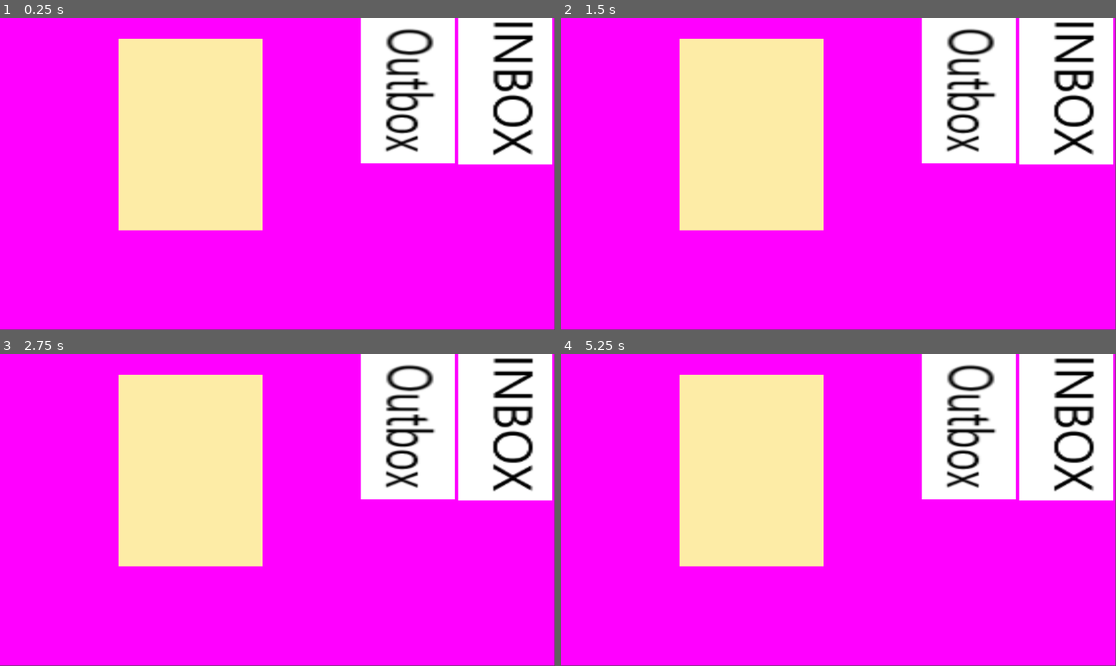
Above: before the commit, frames 1-4 (two rows, left to right).
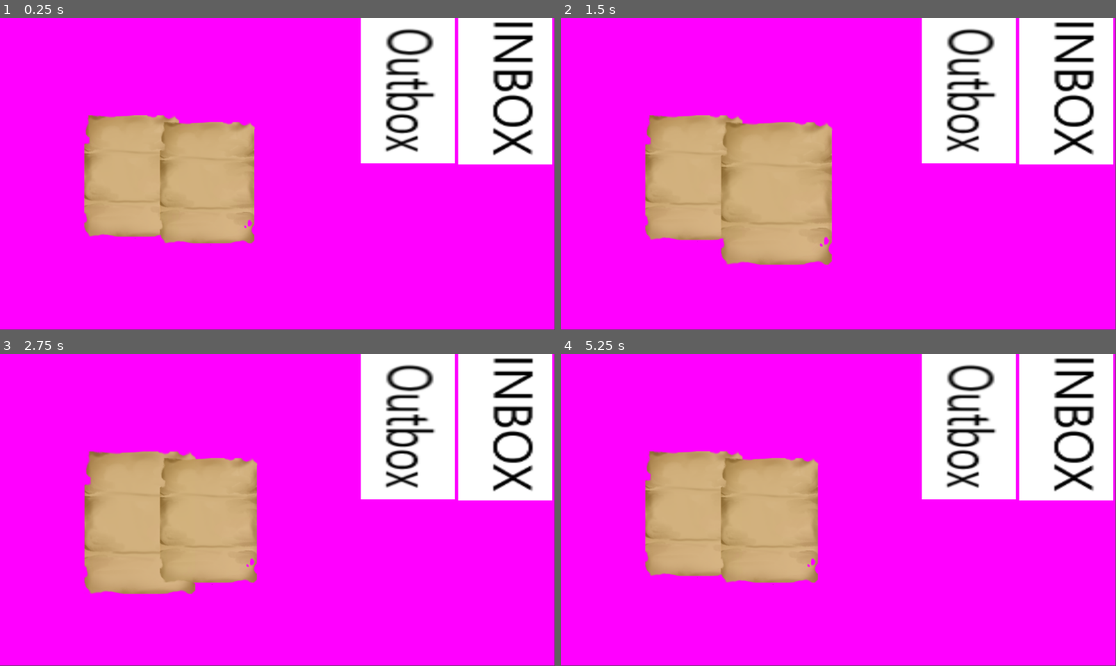
Above: after the commit, the same moments.

Repository: AdkinsC0211/SSUJam23
Game: Godot game, scene res://scenes/desk.tscn
Two runs of this game, one before a commit and one after it. Both use one fixed random seed, a clock stepped at 60 frames per second and the inputs below. The project has no main scene, so this scene is started directly.
Inputs (mouse positions are in pixels of both pictures, inside the frame that each line leads up to):
- Up to frame 1 (0.25 s): no input
- Up to frame 2 (1.5 s): click (694, 180) at 0.52 s; click (766, 183) at 1.27 s
- Up to frame 3 (2.75 s): click (133, 516) at 2.02 s
- Up to frame 4 (5.25 s): click (771, 519) at 2.77 s; click (694, 516) at 3.52 s; click (771, 519) at 4.27 s; tap Enter at 5 s; move the mouse to (1066, 428) at 5.02 s; right-click (1066, 428) at 5.1 s

The runs differ from the first frame. In frame 1, 19% of the frame differs, in the area x 15-48%, y 6-73%; in frame 2, 21%, in the area x 15-49%, y 6-80%; in frame 3, 20%; in frame 4, 19%.

Commit message:
Added new (better) paper type
Fixed paper layering when papers are stacked and only grabs one paper at max. In future only use paper_button

Diff:
--- a/scenes/desk.tscn
+++ b/scenes/desk.tscn
@@ -1,9 +1,10 @@
-[gd_scene load_steps=7 format=3 uid="uid://b5xehrpjkp1xg"]
+[gd_scene load_steps=8 format=3 uid="uid://b5xehrpjkp1xg"]
 
 [ext_resource type="PackedScene" uid="uid://cv5nug7hiif8w" path="res://scenes/mailbox.tscn" id="1_hqi4e"]
 [ext_resource type="Texture2D" uid="uid://b8uatjkiyj1if" path="res://ui_elements/inbox.png" id="2_mhtu6"]
 [ext_resource type="Texture2D" uid="uid://ddlikxn0pvb3v" path="res://ui_elements/outbox.png" id="2_o26h4"]
-[ext_resource type="PackedScene" uid="uid://clsvhhso211mt" path="res://scenes/paper.tscn" id="4_cowof"]
+[ext_resource type="Script" path="res://scenes/layer_manager.gd" id="4_6eg0n"]
+[ext_resource type="PackedScene" uid="uid://bgvgt8amaiy37" path="res://scenes/paper_button.tscn" id="5_3s8ee"]
 
 [sub_resource type="BoxMesh" id="BoxMesh_5e2tw"]
 
@@ -26,8 +27,20 @@
 position = Vector2(851, 158)
 boxImage = ExtResource("2_o26h4")
 
-[node name="paper_root" parent="." instance=ExtResource("4_cowof")]
-position = Vector2(397, 253)
-
 [node name="Camera2D" type="Camera2D" parent="."]
 position = Vector2(578, 334)
+
+[node name="paper_manager" type="Node" parent="."]
+script = ExtResource("4_6eg0n")
+
+[node name="paper_button" parent="paper_manager" instance=ExtResource("5_3s8ee")]
+offset_left = 175.0
+offset_top = 210.0
+offset_right = 775.0
+offset_bottom = 1010.0
+
+[node name="paper_button2" parent="paper_manager" instance=ExtResource("5_3s8ee")]
+offset_left = 332.0
+offset_top = 224.0
+offset_right = 920.0
+offset_bottom = 980.0
--- /dev/null
+++ b/scenes/layer_manager.gd
@@ -0,0 +1,24 @@
+extends Node
+
+signal update_paper_order
+
+
+# Called when the node enters the scene tree for the first time.
+func _ready():
+	for paper in self.get_children():
+		if(!paper.is_connected("layer_update",sort_paper_order)):
+			paper.connect("layer_update",sort_paper_order)
+
+
+# Called every frame. 'delta' is the elapsed time since the previous frame.
+func _process(_delta):
+	pass
+
+func sort_paper_order():
+	update_paper_order.emit()
+	for child in self.get_children():
+		if child != self.get_child(-1):
+			if child.layer >= self.get_child(-1).layer:
+				move_child(child,-1)
+		#print(child.get_name() + " " + str(child.layer))
+	#print(self.get_children())
--- a/scenes/paper.tscn
+++ b/scenes/paper.tscn
@@ -1,22 +1,20 @@
-[gd_scene load_steps=4 format=3 uid="uid://clsvhhso211mt"]
+[gd_scene load_steps=3 format=3 uid="uid://clsvhhso211mt"]
 
-[ext_resource type="Script" path="res://scripts/paper.gd" id="1_75781"]
 [ext_resource type="Texture2D" uid="uid://q4twguwx1jgh" path="res://ui_elements/paper.png" id="2_7gysb"]
 
 [sub_resource type="RectangleShape2D" id="RectangleShape2D_x36p0"]
 size = Vector2(300, 398)
 
 [node name="paper_root" type="Area2D"]
-script = ExtResource("1_75781")
 
 [node name="paper_box" type="CollisionShape2D" parent="."]
 shape = SubResource("RectangleShape2D_x36p0")
 
 [node name="paper_visual" type="TextureRect" parent="."]
-offset_left = -149.0
+offset_left = -150.0
 offset_top = -200.0
-offset_right = 451.0
-offset_bottom = 600.0
+offset_right = 450.0
+offset_bottom = 601.0
 scale = Vector2(0.49888, 0.498099)
 texture = ExtResource("2_7gysb")
 
--- /dev/null
+++ b/scenes/paper_button.tscn
@@ -0,0 +1,14 @@
+[gd_scene load_steps=3 format=3 uid="uid://bgvgt8amaiy37"]
+
+[ext_resource type="Texture2D" uid="uid://q4twguwx1jgh" path="res://ui_elements/paper.png" id="1_mx3vv"]
+[ext_resource type="Script" path="res://scripts/paper_button_version.gd" id="2_h0gp0"]
+
+[node name="paper_button" type="TextureButton"]
+scale = Vector2(0.341275, 0.340968)
+button_mask = 2
+texture_normal = ExtResource("1_mx3vv")
+script = ExtResource("2_h0gp0")
+
+[connection signal="mouse_entered" from="." to="." method="_on_mouse_entered"]
+[connection signal="mouse_exited" from="." to="." method="_on_mouse_exited"]
+[connection signal="pressed" from="." to="." method="_on_pressed"]
--- a/scripts/mailbox.gd
+++ b/scripts/mailbox.gd
@@ -15,10 +15,8 @@
 func _process(_delta):
 	if in_a_box:
 		if Input.is_action_just_pressed("right_mouse"):
-			print("fuck in " + self.get_name())
-
-
-
+			pass
+			#print("fuck in " + self.get_name())
 
 func _on_area_2d_mouse_entered():
 	in_a_box = true
--- a/scripts/paper.gd
+++ b/scripts/paper.gd
@@ -5,36 +5,62 @@
 var held: bool = false
 var mouse_over: bool = false
 var grab_offset: Vector2 = Vector2(0,0)
+var layer: int = 0
+var parent
+var desk_paper_manager
+
+
+signal layer_update
+signal grab_paper
 
 # Called when the node enters the scene tree for the first time.
 func _ready():
-	print(self.get_name() + " is ready") # Replace with function body.
+	parent = self.get_parent()
+	desk_paper_manager = $/root/desk_root/paper_manager
+	desk_paper_manager.connect("update_paper_order",update_paper_order)
+
+
+	#print(self.get_name() + " is ready") # Replace with function body.
 	get_node("paper_visual").texture = paper_texture
 
 
 # Called every frame. 'delta' is the elapsed time since the previous frame.
 func _process(_delta):
-	if mouse_over:
-		if Input.is_action_just_pressed("right_mouse"):
+	if Input.is_action_just_pressed("right_mouse"):
+		if mouse_over:
 			if held == false:
+				held = true
+				layer_update.emit()
 				#print("holding " + self.get_name())
-				held = true
 				grab_offset.x = get_global_mouse_position().x - self.global_position.x
 				grab_offset.y = get_global_mouse_position().y - self.global_position.y
 
+
 			elif held == true:
-				#print("dropping " + self.get_name())
 				held = false
+
 	if held:
 		global_position = get_global_mouse_position() - grab_offset
 
 
 
+func update_paper_order():
+	for child in parent.get_children():
+		if child.held == true:
+			child.layer = 0
+		else:
+			child.layer -= 1
+
+
 
 func _on_mouse_entered():
 	#print(self.get_name() + " detected mouse")
+	self.scale.x = 1.1
+	self.scale.y = 1.1
 	mouse_over = true
 
 func _on_mouse_exited():
 	#print(self.get_name() + " mouse left")
+	self.scale.x = 1
+	self.scale.y = 1
 	mouse_over = false
--- /dev/null
+++ b/scripts/paper_button_version.gd
@@ -0,0 +1,51 @@
+extends TextureButton
+
+@export var paper_texture: CompressedTexture2D = preload("res://ui_elements/paper.png")
+
+var grab_offset:Vector2 = Vector2(0,0)
+var held = false
+var parent
+var desk_paper_manager
+var layer = 0
+
+signal layer_update
+
+# Called when the node enters the scene tree for the first time.
+func _ready():
+	self.texture_normal = paper_texture
+	parent = self.get_parent()
+	desk_paper_manager = $/root/desk_root/paper_manager
+	desk_paper_manager.connect("update_paper_order",update_paper_order)
+
+
+# Called every frame. 'delta' is the elapsed time since the previous frame.
+func _process(_delta):
+	if held:
+		global_position = get_global_mouse_position() - grab_offset
+
+
+
+func update_paper_order():
+	for child in parent.get_children():
+		if child.held == true:
+			child.layer = 0
+		else:
+			child.layer -= 1
+
+func _on_pressed():
+	held = !held
+	layer_update.emit()
+	if held:
+		grab_offset.x = get_global_mouse_position().x - self.global_position.x
+		grab_offset.y = get_global_mouse_position().y - self.global_position.y
+
+
+
+func _on_mouse_entered():
+	self.scale.x = .4
+	self.scale.y = .4
+
+
+func _on_mouse_exited():
+	self.scale.x = .35
+	self.scale.y = .35
Binary file changed: ui_elements/paper.png
